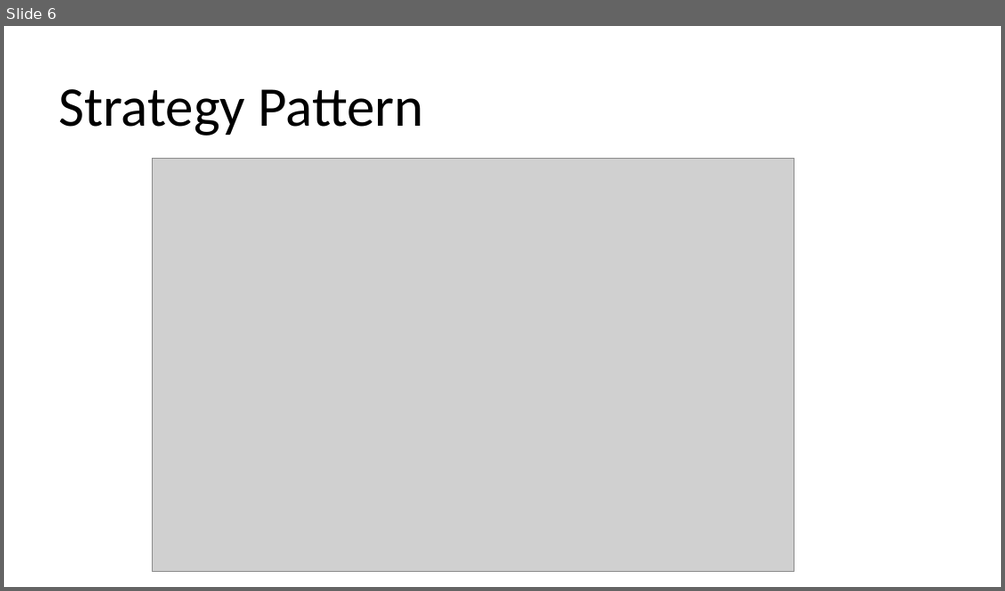
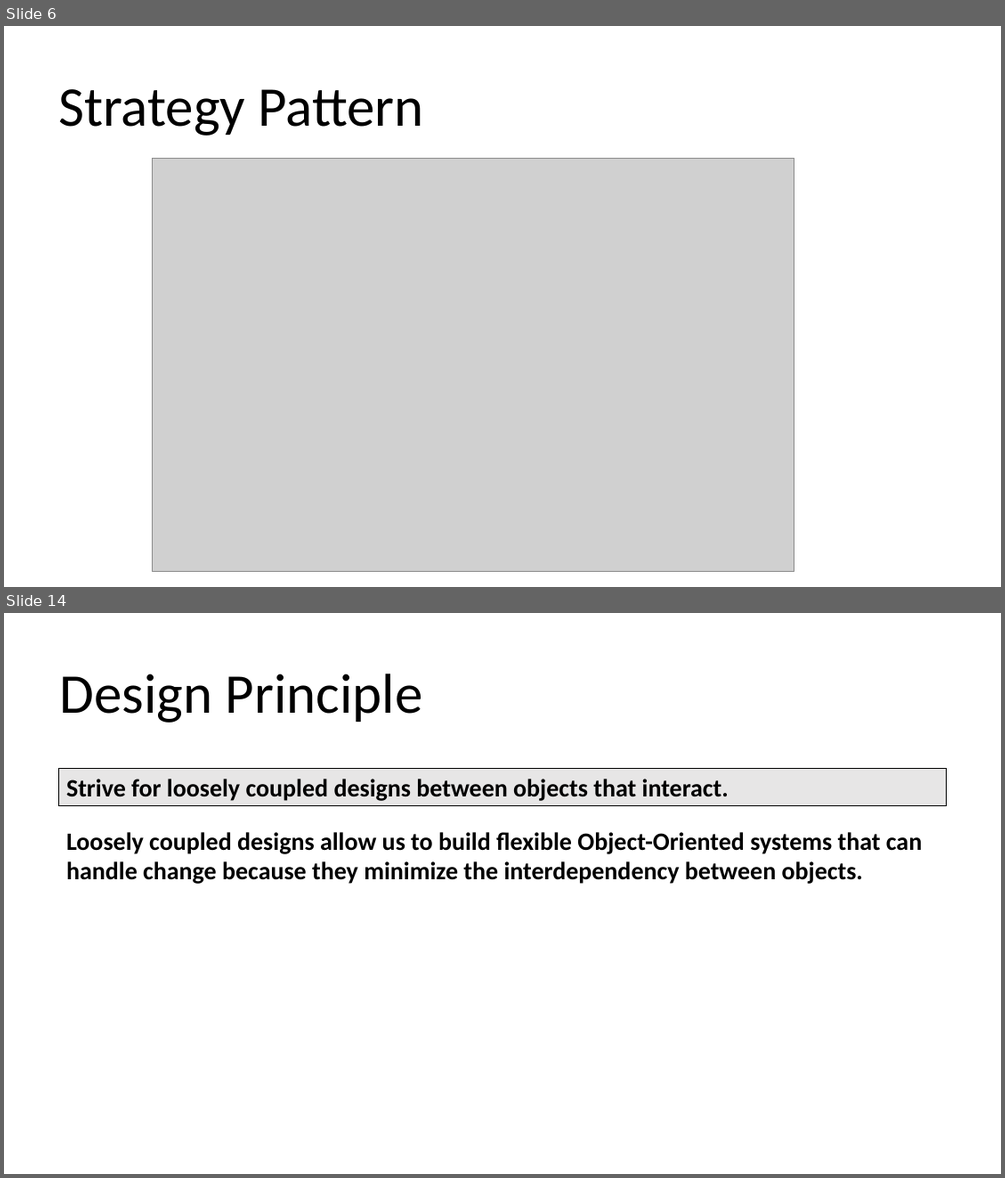
Before and after one commit to martindiazgrizzuti/GOFDesignPatterns, a slide deck: Anotaciones.pptx. Shown one above the other, each under a label of ours: slide 6 before the commit, slides 6 and 14 after it; the slides between them are not shown. The pictures are 1005x591 and 1005x1178 pixels, drawn with LibreOffice and Linux fonts; fonts in the diff are those of the drawing; grey boxes stand for pictures. Boxes give left, top, right and bottom in pixels: in the first picture for what was removed or moved away, otherwise in the second. Text is boxed around its words. In the diff, an @@ line names an element or a change of style, - is before the commit and + after.

```diff
--- a/Anotaciones.pptx
+++ b/Anotaciones.pptx
@@ slide 14 added at [4, 613, 1001, 1174], background #FFFFFF @@
@@ text added at [60, 674, 423, 722], 54 pt, text #000000 @@
+Design Principle
@@ rectangle added at [59, 768, 947, 805], fill #E7E6E6, outline #000000 0.75 pt, 24 pt, text #000000, bold @@
+Strive for loosely coupled designs between objects that interact.
@@ text added at [66, 832, 922, 884], 24 pt, text #000000, bold @@
+Loosely coupled designs allow us to build ﬂexible Object-Oriented systems that can handle change because they minimize the interdependency between objects.
```
Also in this commit, not shown: 1 slide changed, 8 other slides added.
